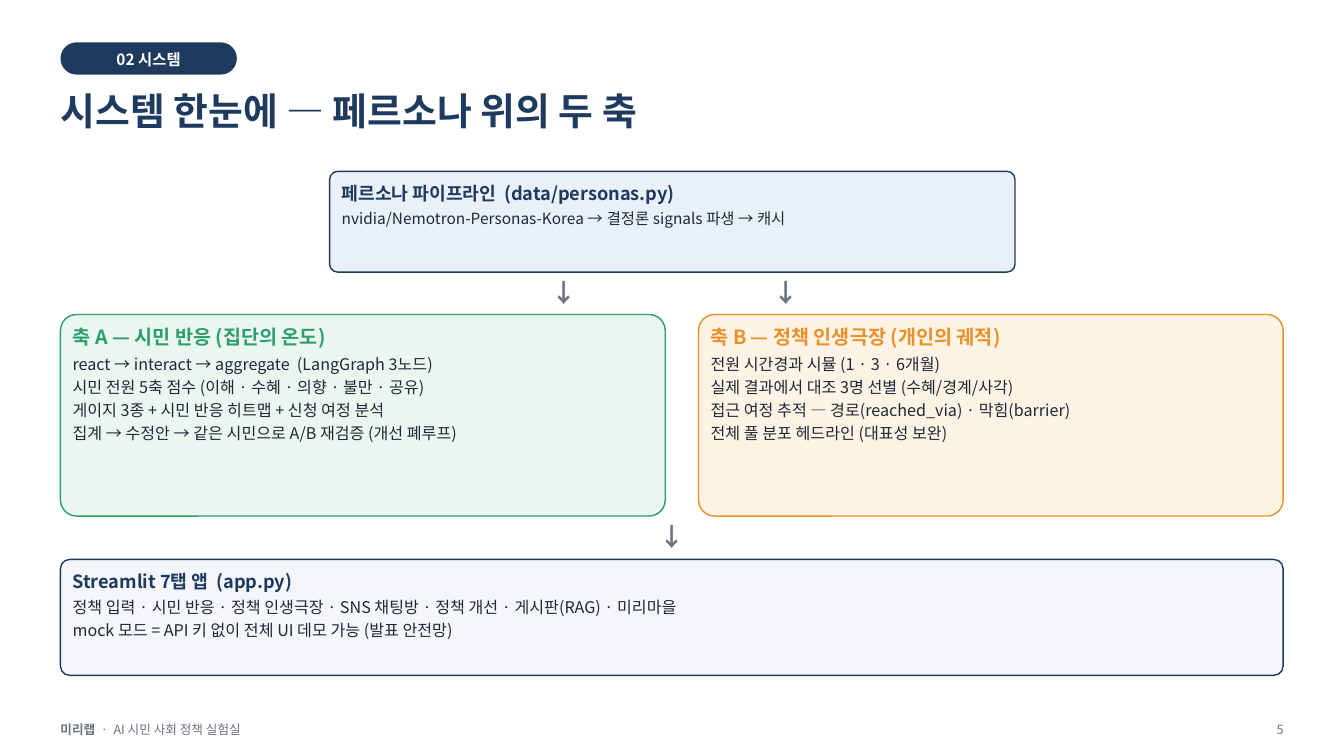
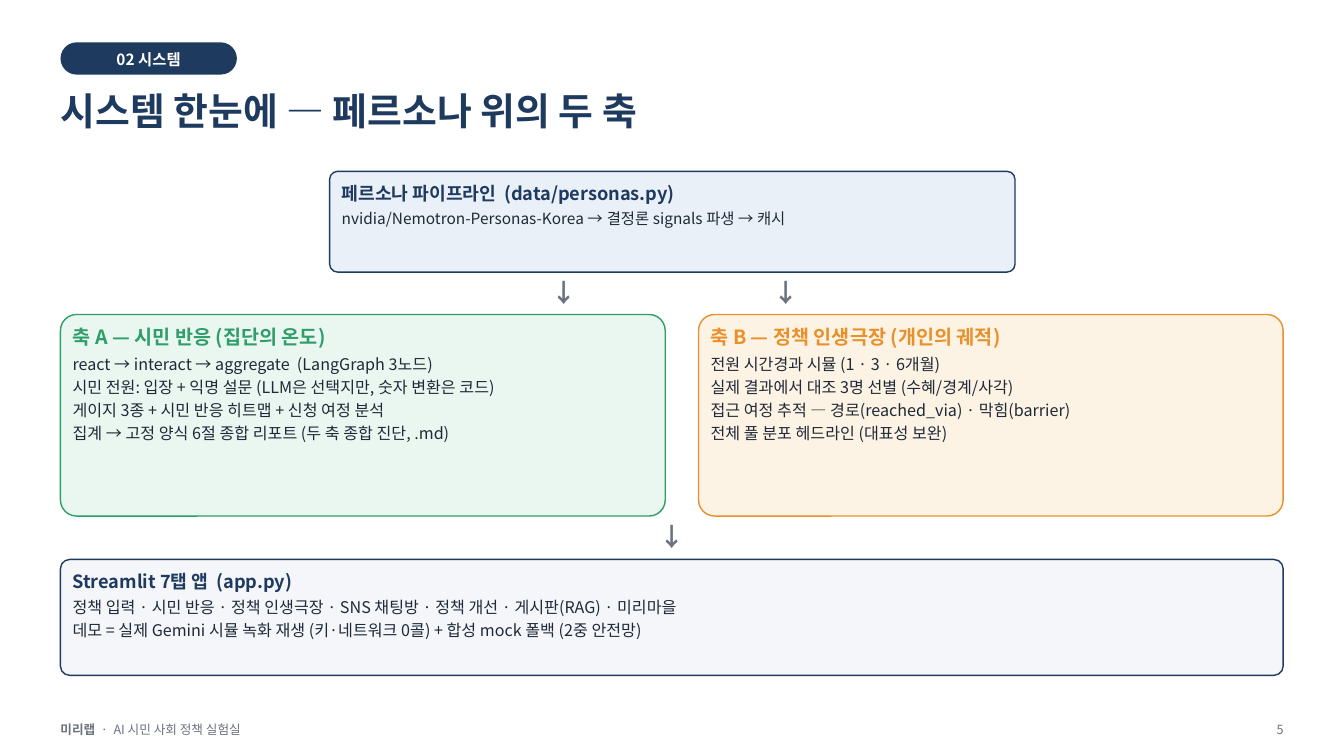
Before and after one commit to minoak/MiriLab_1, a slide deck: slide 5 of notebooks/미리랩_발표.pptx. Drawn at 1344x756 pixels with LibreOffice and Linux fonts; fonts in the diff are those of the drawing. Boxes give left, top, right and bottom in pixels: in the first picture for what was removed or moved away, otherwise in the second. Text is boxed around its words. In the diff, an @@ line names an element or a change of style, - is before the commit and + after.

```diff
--- a/notebooks/미리랩_발표.pptx
+++ b/notebooks/미리랩_발표.pptx
@@ text at bbox=[73, 379, 494, 396]: text changed @@
-시민 전원 5축 점수 (이해 · 수혜 · 의향 · 불만 · 공유)
+시민 전원: 입장 + 익명 설문 (LLM은 선택지만, 숫자 변환은 코드)
@@ text at bbox=[73, 425, 449, 442]: text changed @@
-집계 → 수정안 → 같은 시민으로 A/B 재검증 (개선 폐루프)
+집계 → 고정 양식 6절 종합 리포트 (두 축 종합 진단, .md)
@@ text at bbox=[73, 622, 642, 639]: text changed @@
-mock 모드 = API 키 없이 전체 UI 데모 가능 (발표 안전망)
+데모 = 실제 Gemini 시뮬 녹화 재생 (키·네트워크 0콜) + 합성 mock 폴백 (2중 안전망)
```
Also in this commit, not shown: 15 other slides changed, 3 slides added, 2 slides removed, 59 other files.
